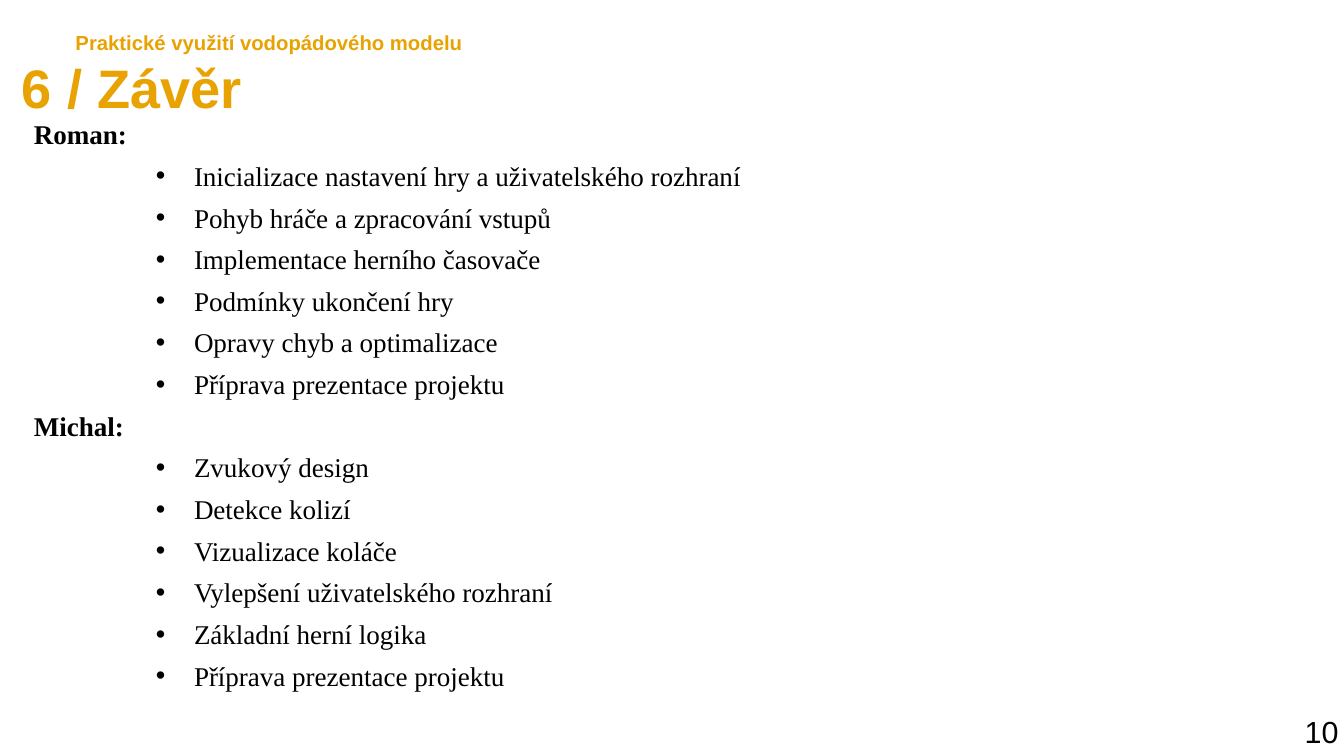
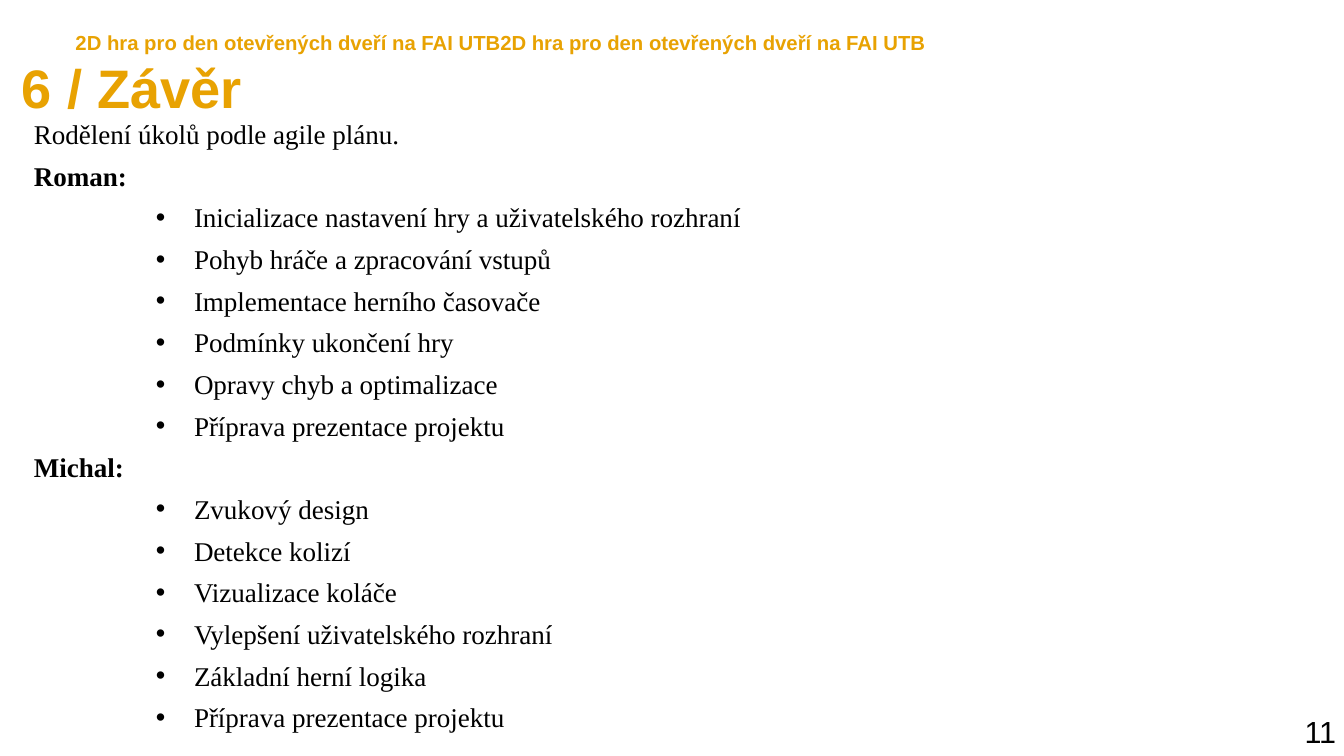
Before and after one commit to marecekroman/GregGame, a slide deck: slide 13 of Gregs Game.pptx (slide 12 before the commit). Drawn at 1344x756 pixels with LibreOffice and Linux fonts; fonts in the diff are those of the drawing. Boxes give left, top, right and bottom in pixels: in the first picture for what was removed or moved away, otherwise in the second. Text is boxed around its words. In the diff, an @@ line names an element or a change of style, - is before the commit and + after.

```diff
--- a/Gregs Game.pptx
+++ b/Gregs Game.pptx
@@ text at (75, 35, 925, 55): text changed @@
-Praktické využití vodopádového modelu
+2D hra pro den otevřených dveří na FAI UTB2D hra pro den otevřených dveří na FAI UTB
@@ text at (34, 124, 399, 150): paragraph added @@
+Rodělení úkolů podle agile plánu.
@@ text at (1305, 722, 1337, 743): text changed @@
-10
+11
```
Also in this commit, not shown: 8 other slides changed, 5 slides added, 4 slides removed, 3 other files.
